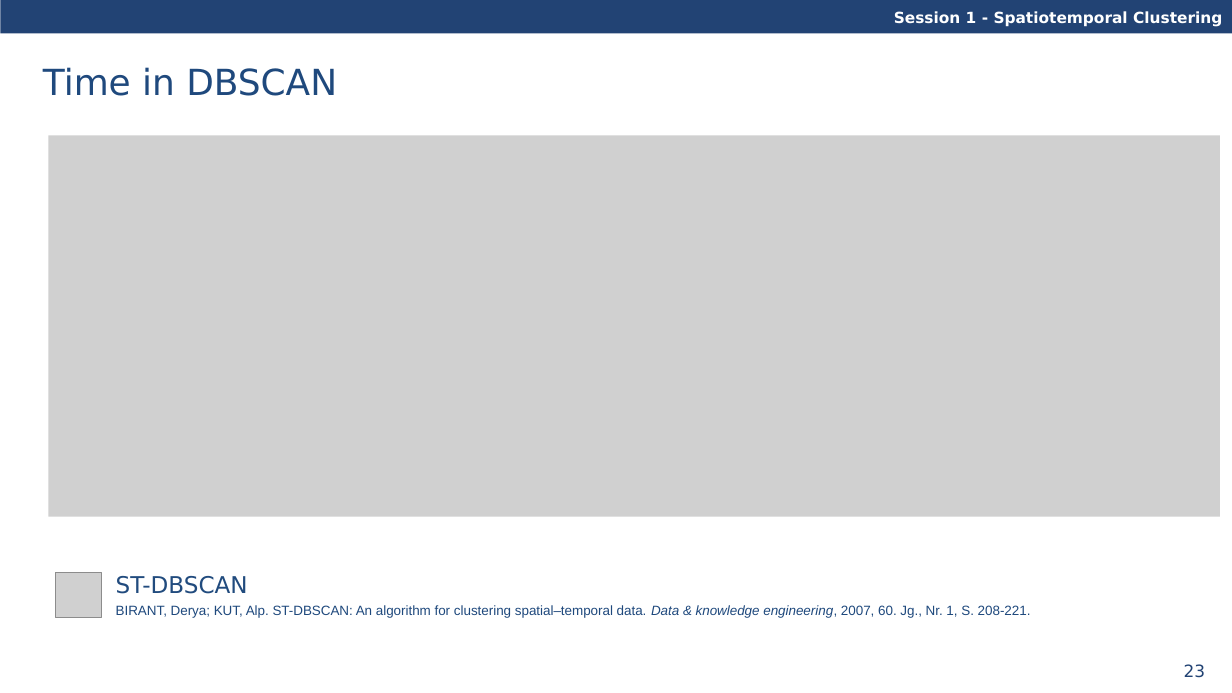
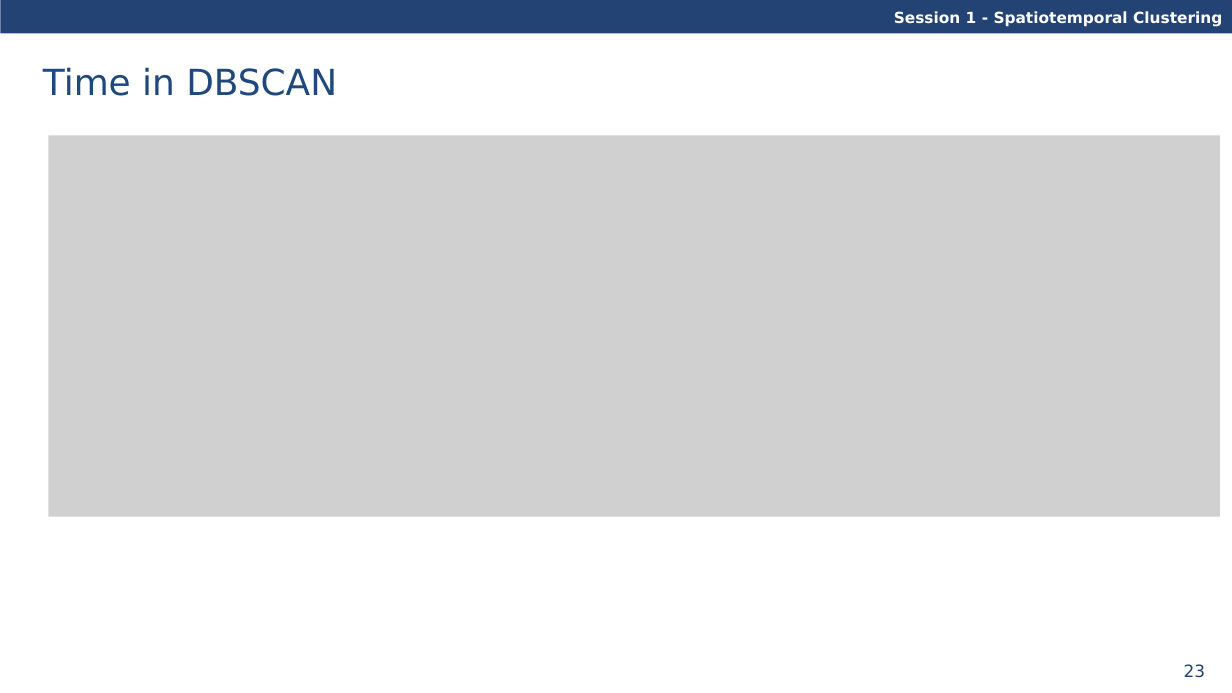
Before and after one commit to davidfrantz/covid19, a slide deck: slide 23 of material/spatio-temporal-clustering.pptx. Drawn at 1232x693 pixels with LibreOffice and Linux fonts; fonts in the diff are those of the drawing; grey boxes stand for pictures. Boxes give left, top, right and bottom in pixels: in the first picture for what was removed or moved away, otherwise in the second. Text is boxed around its words. In the diff, an @@ line names an element or a change of style, - is before the commit and + after.

```diff
--- a/material/spatio-temporal-clustering.pptx
+++ b/material/spatio-temporal-clustering.pptx
@@ picture removed at [55, 572, 101, 617] @@
@@ text removed at [116, 576, 1031, 618] @@
-ST-DBSCAN
-BIRANT, Derya; KUT, Alp. ST-DBSCAN: An algorithm for clustering spatial–temporal data. Data & knowledge engineering, 2007, 60. Jg., Nr. 1, S. 208-221.
```
Also in this commit, not shown: 5 slides removed, 18 other files.
